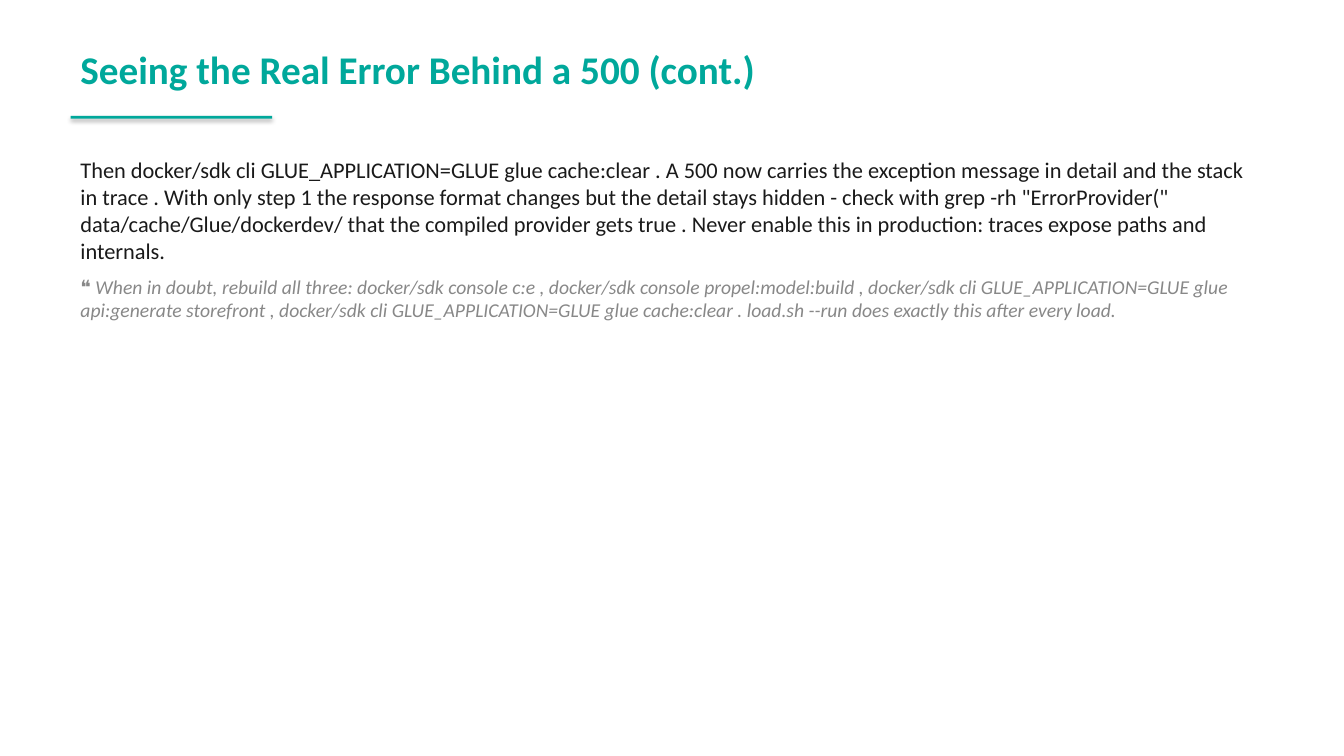
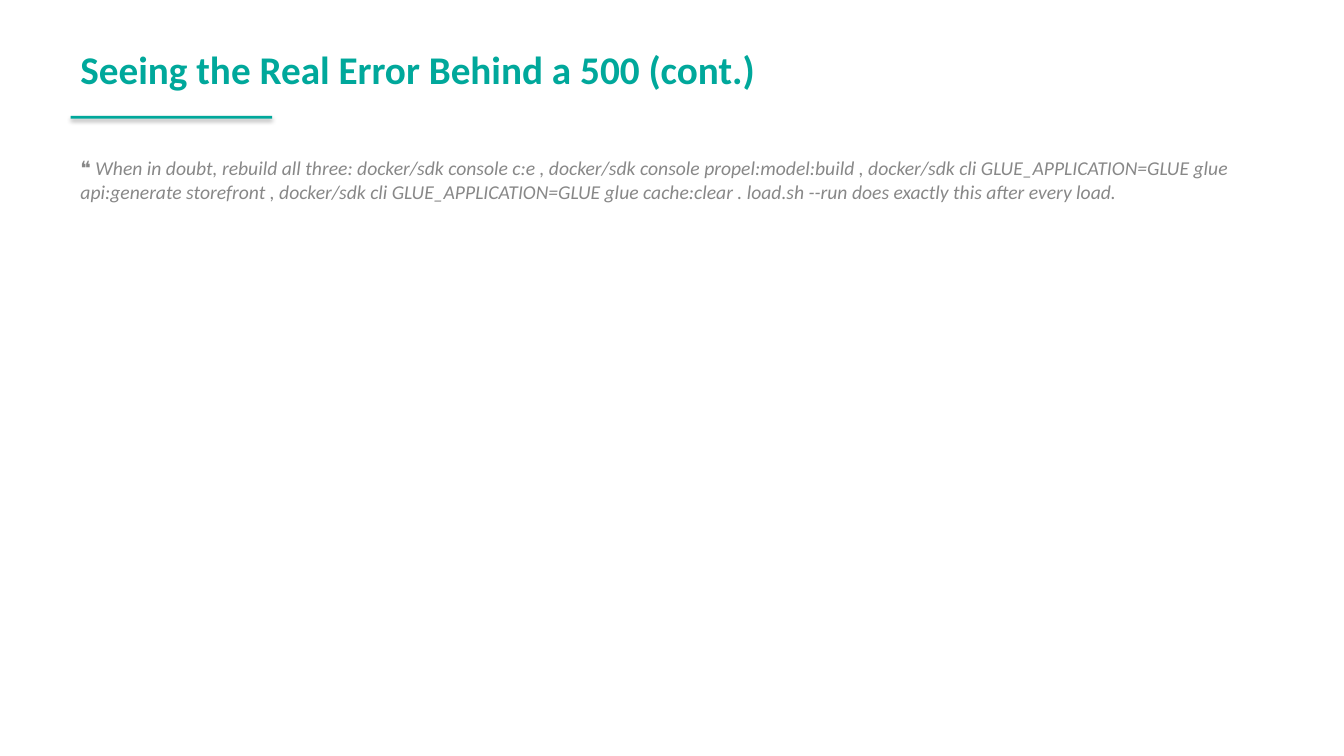
Before and after one commit to spryker-academy/instructor-exercises, a slide deck: slide 162 of guides-pptx/spryker-academy-professional.pptx. Drawn at 1344x756 pixels with LibreOffice and Linux fonts; fonts in the diff are those of the drawing. Boxes give left, top, right and bottom in pixels: in the first picture for what was removed or moved away, otherwise in the second. Text is boxed around its words. In the diff, an @@ line names an element or a change of style, - is before the commit and + after.

```diff
--- a/guides-pptx/spryker-academy-professional.pptx
+++ b/guides-pptx/spryker-academy-professional.pptx
@@ text at [80, 162, 1243, 259]: paragraph removed @@
-Then docker/sdk cli GLUE_APPLICATION=GLUE glue cache:clear . A 500 now carries the exception message in detail and the stack in trace . With only step 1 the response format changes but the detail stays hidden - check with grep -rh "ErrorProvider(" data/cache/Glue/dockerdev/ that the compiled provider gets true . Never enable this in production: traces expose paths and internals.
```
Also in this commit, not shown: 2 other slides changed, 4 other files.
